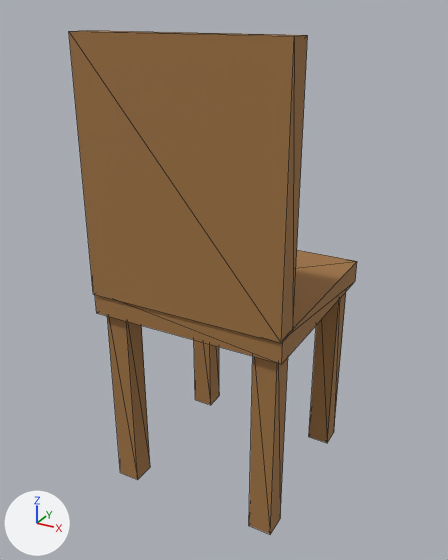
The glTF model gra-fabryka/godot/assets/models/krzeslo.glb: old version first, new version second.
Both versions are drawn from a 50 mm lens placed at (0.581, -1.097, 1.008), pointed at (-0.014, -0.016, 0.467). Lighting does not change. The marker at lower left points along +X, +Y and +Z. The picture after the commit comes second. Mesh edges are drawn as thin lines. Vertices at exactly the same position are counted once.

Objects in the first picture: 'krzeslo'.
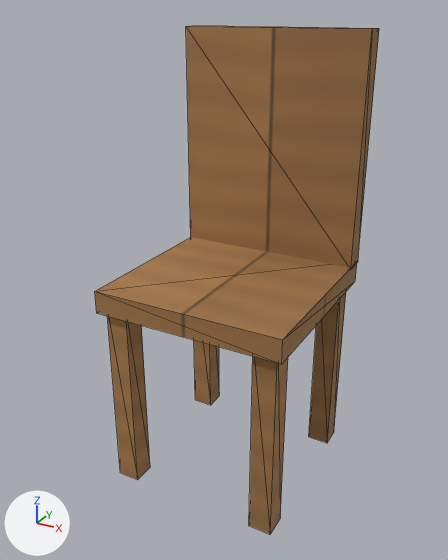
Location of each change, (x1, y1, x2, y2) in pixels of the pictures (448 x 560 px; the box of a moved part takes in the faces that stretch with it):
'krzeslo', reshaped
    before: (69, 30, 357, 534)
    after: (95, 25, 379, 534)
part 1 of me_cube_015, moved or reshaped
    before: (69, 30, 308, 343)
    after: (186, 25, 379, 269)

The change, as a diff of the scene's bpy script:
```diff
--- a/gra-fabryka/godot/assets/models/krzeslo.glb.py
+++ b/gra-fabryka/godot/assets/models/krzeslo.glb.py
@@ me_cube_015 @@
 # used by ob_krzeslo; location = (0.0, 0.0, 0.45)
-me_cube_015.from_pydata(...)  # 48 vertices, 72 faces; spans x -0.21..0.21, y -0.215..0.21, z -0.45..0.52
+me_cube_015.from_pydata(...)  # 48 vertices, 72 faces; spans x -0.21..0.21, y -0.21..0.215, z -0.45..0.52
+# me_cube_015 part 1: the loose piece of 8 vertices spanning x -0.21..0.21, y -0.215..-0.165, z 0.02..0.52 is moved by (0.0, 0.38, 0.0)
 me_cube_015.materials.append(mat_m_drewno_jasne)
```
